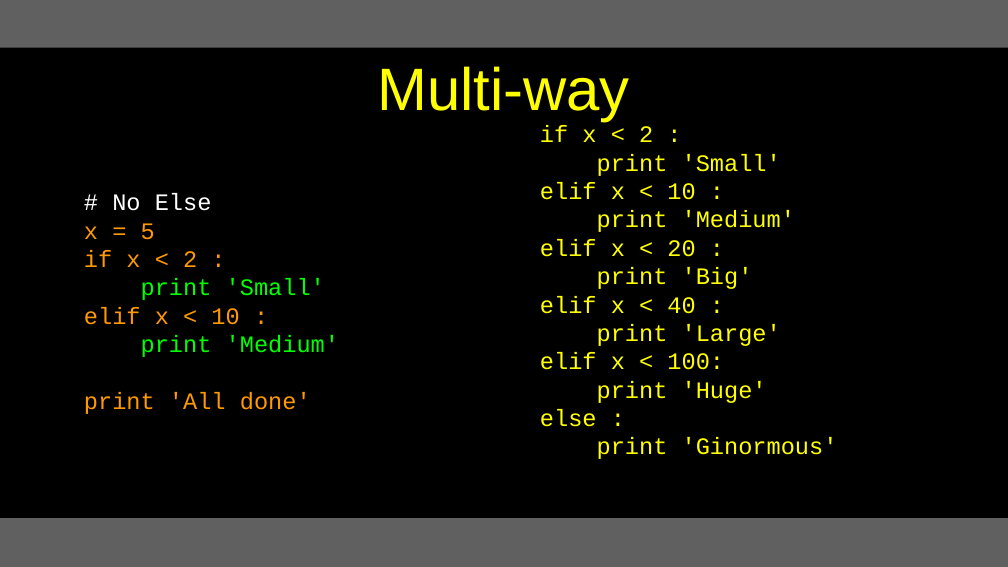
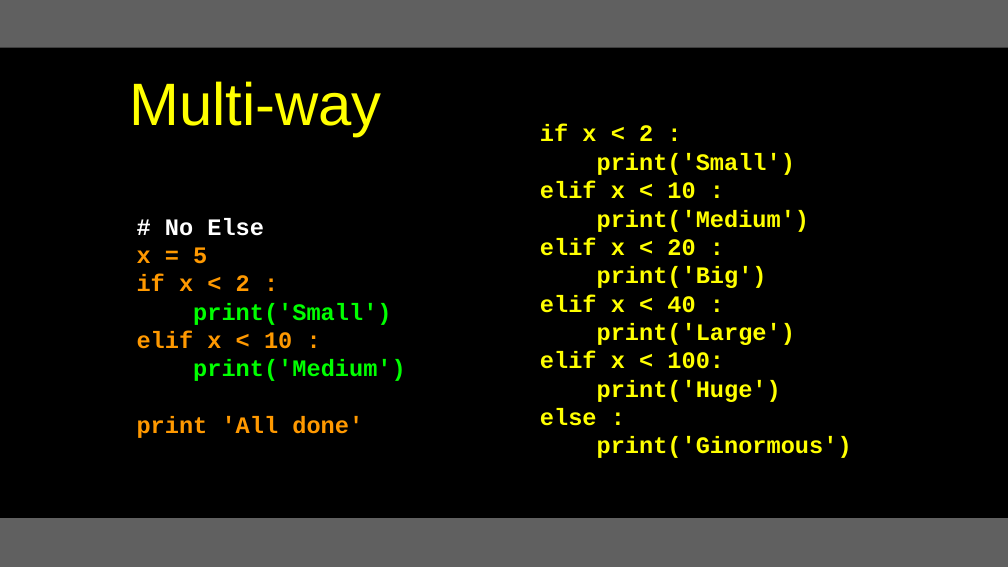
Before and after one commit to csev/py4e, a slide deck: slide 19 of lectures3/Pythonlearn-03-Conditional.pptx. Drawn at 1008x567 pixels with LibreOffice and Linux fonts; fonts in the diff are those of the drawing. Boxes give left, top, right and bottom in pixels: in the first picture for what was removed or moved away, otherwise in the second. Text is boxed around its words. In the diff, an @@ line names an element or a change of style, - is before the commit and + after.

```diff
--- a/lectures3/Pythonlearn-03-Conditional.pptx
+++ b/lectures3/Pythonlearn-03-Conditional.pptx
@@ title "Multi-way": place and size @@
-title "Multi-way" at <box>377,66,630,121</box>
+title "Multi-way" at <box>129,81,382,137</box>
@@ text at <box>540,124,724,426</box>: bold on in "if x < 2 :", "elif x < 10 :", "elif x < 20 :", "elif x < 40 :" and 2 more places @@
@@ text at <box>597,153,795,175</box>: text changed; bold on @@
-print 'Small'
+print('Small')
@@ text "# No Else": place and size @@
-text "# No Else" at <box>84,193,339,414</box>
+text "# No Else" at <box>137,218,406,438</box>
@@ text at <box>137,218,363,438</box>: bold on in "# No Else", "x = 5", "if x < 2 :", "elif x < 10 :" and 1 more places @@
@@ text at <box>597,210,810,232</box>: text changed; bold on @@
-print 'Medium'
+print('Medium')
@@ text at <box>597,266,767,288</box>: text changed; bold on @@
-print 'Big'
+print('Big')
@@ text at <box>193,303,391,325</box>: text changed; bold on @@
-print 'Small'
+print('Small')
@@ text at <box>597,323,795,345</box>: text changed; bold on @@
-print 'Large'
+print('Large')
@@ text at <box>193,359,406,381</box>: text changed; bold on @@
-print 'Medium'
+print('Medium')
@@ text at <box>597,380,781,402</box>: text changed; bold on @@
-print 'Huge'
+print('Huge')
@@ text at <box>597,436,852,458</box>: text changed; bold on @@
-print 'Ginormous'
+print('Ginormous')
```
Also in this commit, not shown: 30 other slides changed, 1 slide added, 5 other files.
